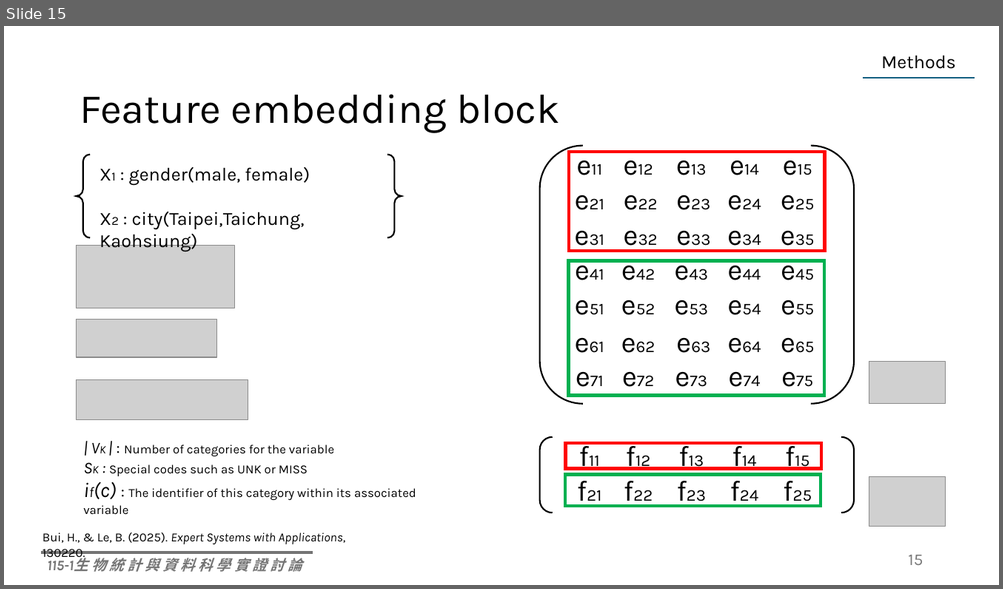
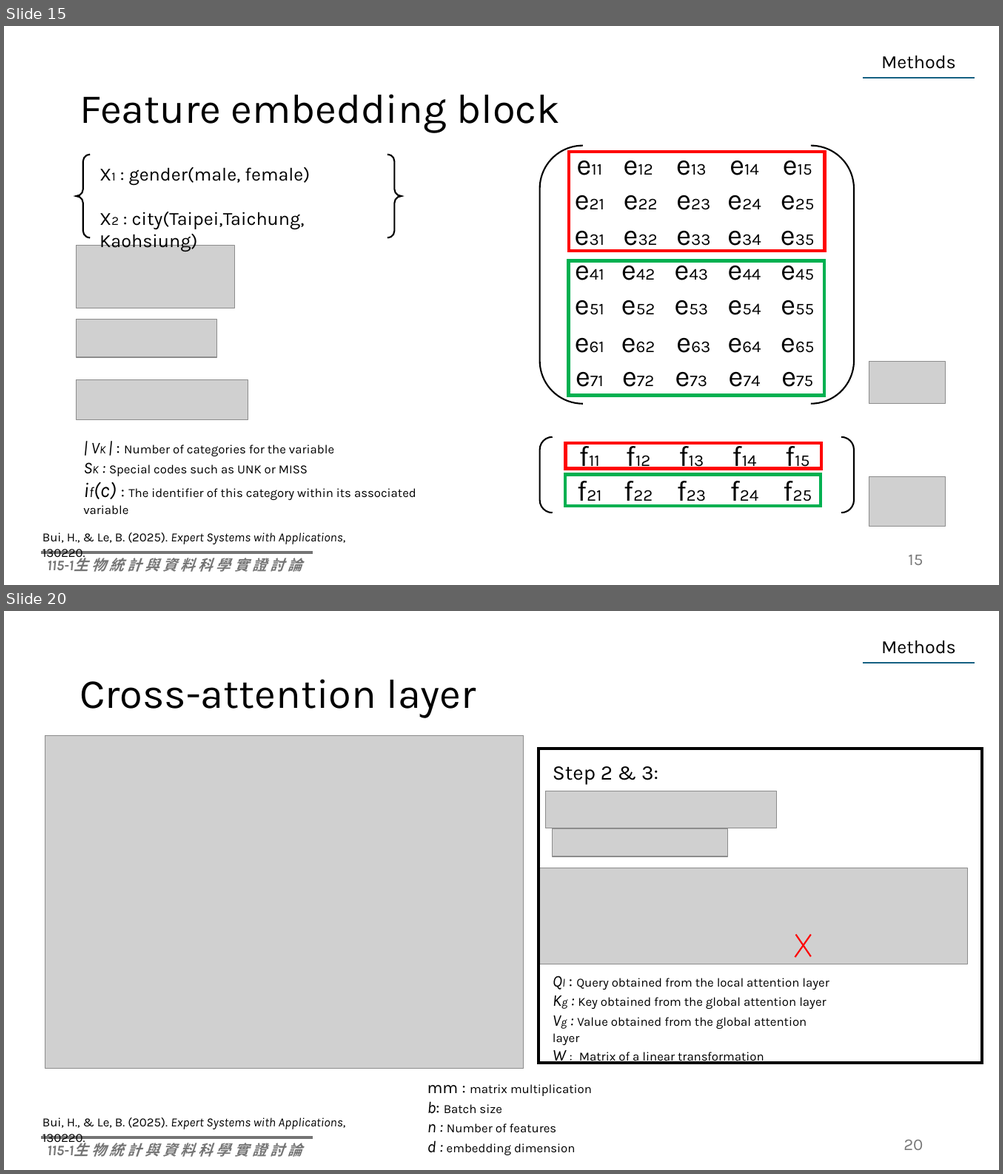
Before and after one commit to Lai-jun-yan/Deep_glm, a slide deck: seminar/Fusing global attention and self-attention for better performance and.pptx. Shown one above the other, each under a label of ours: slide 15 before the commit, slides 15 and 20 after it; the slides between them are not shown. The pictures are 1003x589 and 1003x1174 pixels, drawn with LibreOffice and Linux fonts; fonts in the diff are those of the drawing; grey boxes stand for pictures. Boxes give left, top, right and bottom in pixels: in the first picture for what was removed or moved away, otherwise in the second. Text is boxed around its words. In the diff, an @@ line names an element or a change of style, - is before the commit and + after.

```diff
--- a/seminar/Fusing global attention and self-attention for better performance and.pptx
+++ b/seminar/Fusing global attention and self-attention for better performance and.pptx
@@ slide 20 added at bbox=[4, 611, 999, 1170], background #FFFFFF; not listed: 2 template elements that a slide beside it also shows @@
@@ text added at bbox=[881, 640, 956, 654], 18 pt, text #000000 @@
+Methods
@@ line added from (862, 664) to (975, 664), #156082 1.5 pt @@
@@ title added at bbox=[79, 679, 475, 718], 40 pt, text #000000 @@
+Cross-attention layer
@@ picture added at bbox=[45, 736, 524, 1069] @@
@@ rectangle added at bbox=[538, 749, 982, 1064], outline #000000 3 pt @@
@@ text added at bbox=[552, 766, 658, 785], 20 pt, text #000000 @@
+Step 2 & 3:
@@ picture added at bbox=[545, 791, 777, 828] @@
@@ picture added at bbox=[552, 829, 728, 857] @@
@@ picture added at bbox=[538, 869, 967, 964] @@
@@ line added from (811, 935) to (795, 957), #FF0000 1.5 pt @@
@@ line added from (796, 935) to (811, 957), #FF0000 1.5 pt @@
@@ text added at bbox=[552, 978, 828, 1065], 12 pt, text #000000 @@
+Ql : Query obtained from the local attention layer
+Kg : Key obtained from the global attention layer
+Vg : Value obtained from the global attention layer
+W : Matrix of a linear transformation
@@ text added at bbox=[427, 1085, 592, 1156], 12 pt, text #000000 @@
+mm : matrix multiplication
+b: Batch size
+n : Number of features
+d : embedding dimension
@@ text added at bbox=[42, 1118, 346, 1130], 12 pt, text #000000, italic @@
+Bui, H., & Le, B. (2025). Expert Systems with Applications, 130220.
@@ page number added at bbox=[903, 1140, 922, 1150], 16 pt, text #797979 @@
+20
```
Also in this commit, not shown: 5 slides changed, 2 other slides added.
